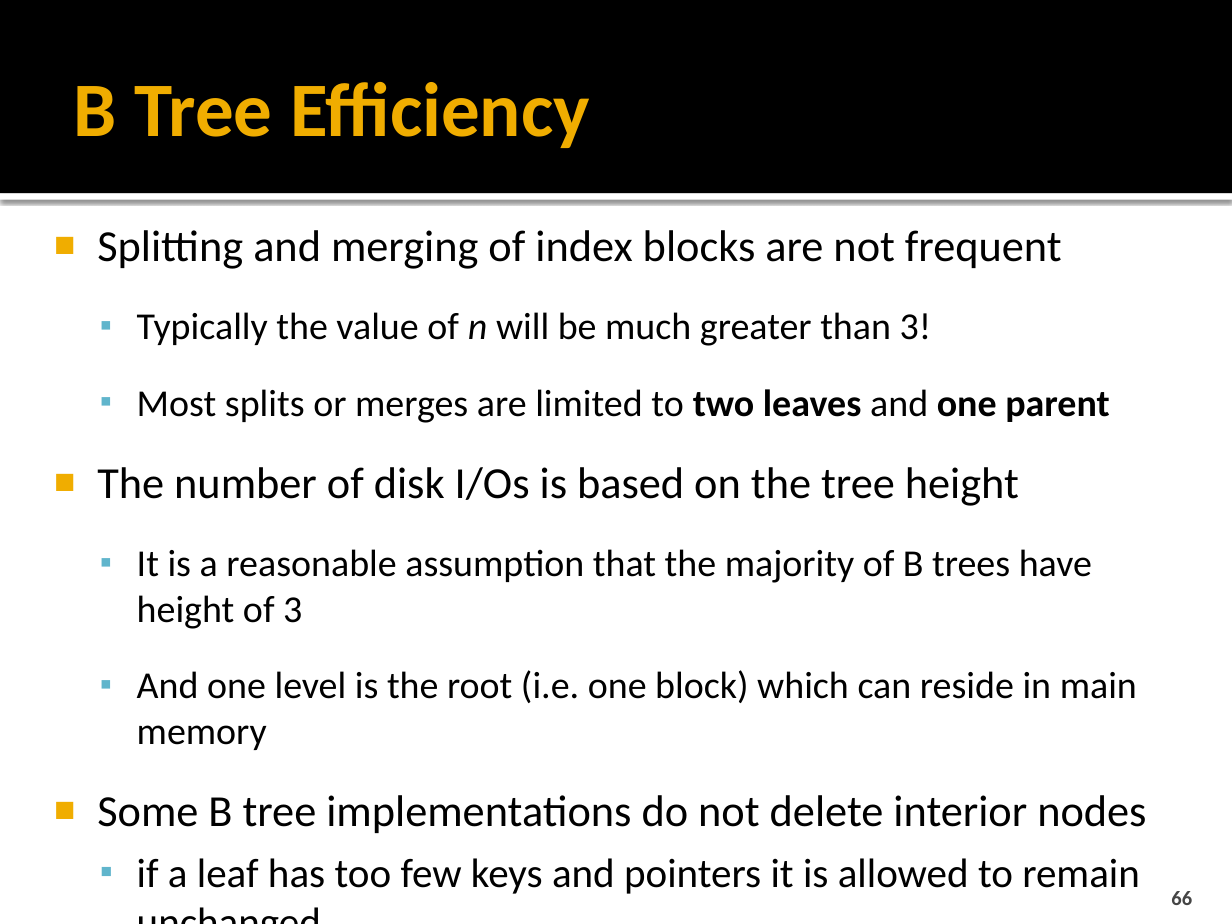
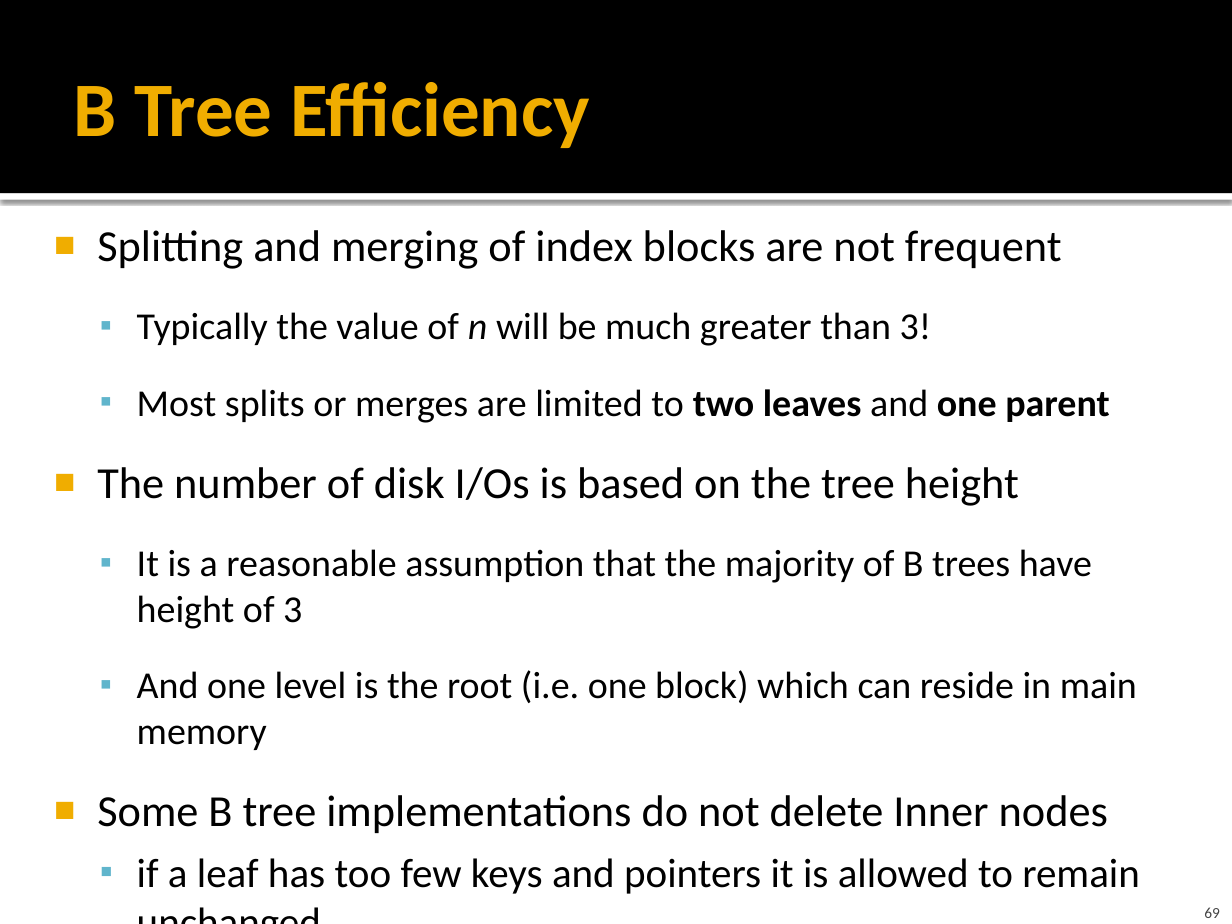
Before and after one commit to cmpt606f19/cmpt606-content, a slide deck: slide 69 of Lectures/06 Indexing.pptx (slide 66 before the commit). Drawn at 1232x924 pixels with LibreOffice and Linux fonts; fonts in the diff are those of the drawing. Boxes give left, top, right and bottom in pixels: in the first picture for what was removed or moved away, otherwise in the second. Text is boxed around its words. In the diff, an @@ line names an element or a change of style, - is before the commit and + after.

```diff
--- a/Lectures/06 Indexing.pptx
+++ b/Lectures/06 Indexing.pptx
@@ text at bbox=[97, 795, 1108, 833]: text changed @@
-■ Some B tree implementations do not delete interior nodes
+■ Some B tree implementations do not delete Inner nodes
@@ page number at bbox=[1204, 907, 1220, 918]: text changed; size 12 to 9 pt @@
-66
+69
```
Also in this commit, not shown: 20 other slides changed, 3 slides added, 1 other file.
